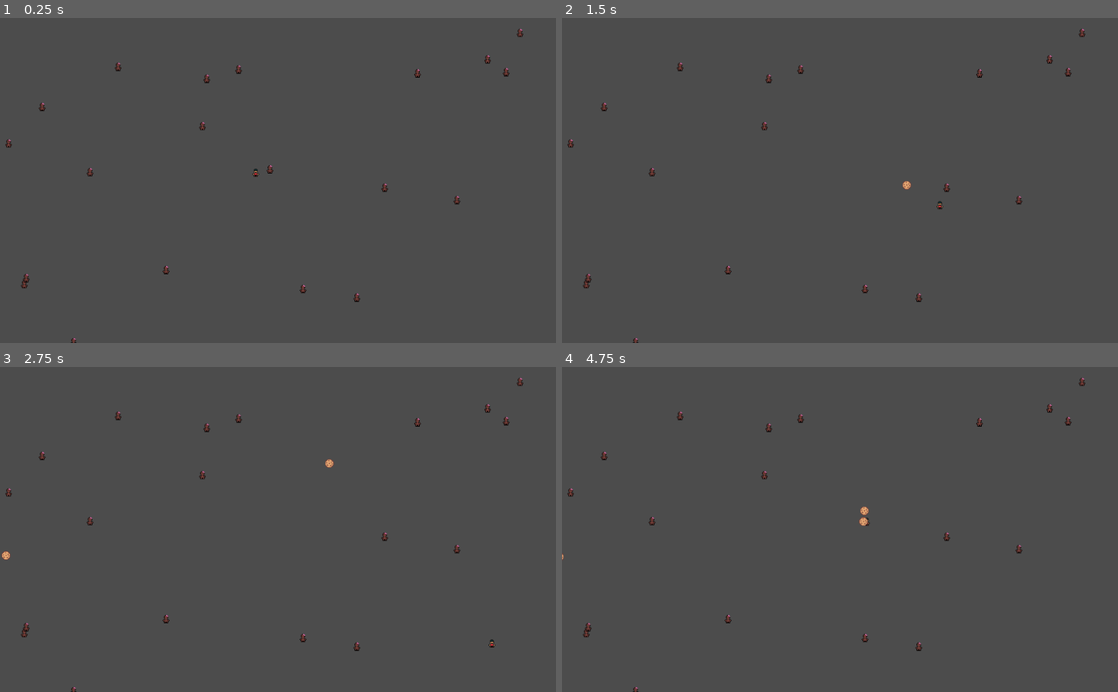
Above: before the commit, frames 1-4 (two rows, left to right).
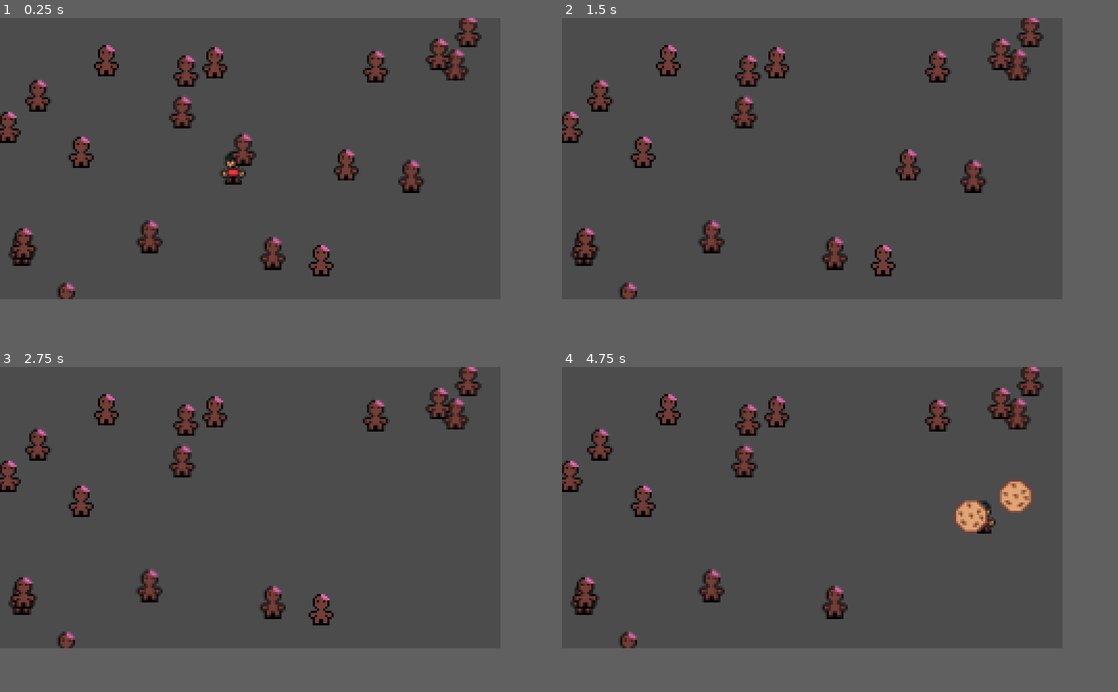
Above: after the commit, the same moments.

Repository: cznrhubarb/feliz-navidead
Game: Godot game, scene res://TestScene.tscn
Same seed, same stepped clock (60 frames per second), same inputs: the game is played once before the commit and once after it.
Inputs (mouse positions are in pixels of both pictures, inside the frame that each line leads up to):
- Up to frame 1 (0.25 s): no input
- Up to frame 2 (1.5 s): tap Enter at 0.5 s; move the mouse to (962, 164) at 0.52 s; press the mouse at (962, 164) at 0.53 s; hold D (move_right) 0.53-1.28 s; tap Space at 1.25 s; move the mouse to (728, 196) at 1.27 s; release the mouse at (728, 196) at 1.28 s; hold S (move_down) from 1.28 s (still down); click (728, 196) at 1.35 s
- Up to frame 3 (2.75 s): move the mouse to (333, 458) at 2.02 s; release S (move_down) at 2.03 s; press the mouse at (333, 458) at 2.03 s; hold D (move_right) from 2.03 s (still down)
- Up to frame 4 (4.75 s): move the mouse to (812, 594) at 2.77 s; release D (move_right) at 2.78 s; release the mouse at (812, 594) at 2.78 s; hold W (move_up) 2.78-3.53 s; click (812, 594) at 2.85 s; tap Enter at 3.5 s; move the mouse to (1006, 578) at 3.52 s; press the mouse at (1006, 578) at 3.53 s; hold A (move_left) from 3.53 s (still down); move the mouse to (673, 480) at 4.27 s; release the mouse at (673, 480) at 4.28 s; click (673, 480) at 4.35 s
In our replay, the window is 800x468 before the commit and 720x405 after it. These sizes can differ from the game's own. Grey fills any space a smaller window leaves; there, only what the larger window draws over its background counts as a difference.

The runs differ from the first frame. In frame 1, 6.3% of the frame differs, in the area x 0-95%, y 0-100%; in frame 2, 5.8%; in frame 3, 5.2%; in frame 4, 6.0%.

Commit message:
Changed default window size and scale

Diff:
--- a/TestScene.tscn
+++ b/TestScene.tscn
@@ -10,7 +10,7 @@
 [node name="TestScene" type="Node2D"]
 
 [node name="Child" type="KinematicBody2D" parent="."]
-position = Vector2( 470.969, 285.408 )
+position = Vector2( 111.772, 71.6002 )
 script = ExtResource( 1 )
 __meta__ = {
 "_edit_group_": true
--- a/project.godot
+++ b/project.godot
@@ -17,6 +17,15 @@
 
 config/name="santaria"
 run/main_scene="res://TestScene.tscn"
+
+[display]
+
+window/size/width=240
+window/size/height=135
+window/size/test_width=960
+window/size/test_height=540
+window/stretch/mode="viewport"
+window/stretch/aspect="keep"
 
 [input]
 
